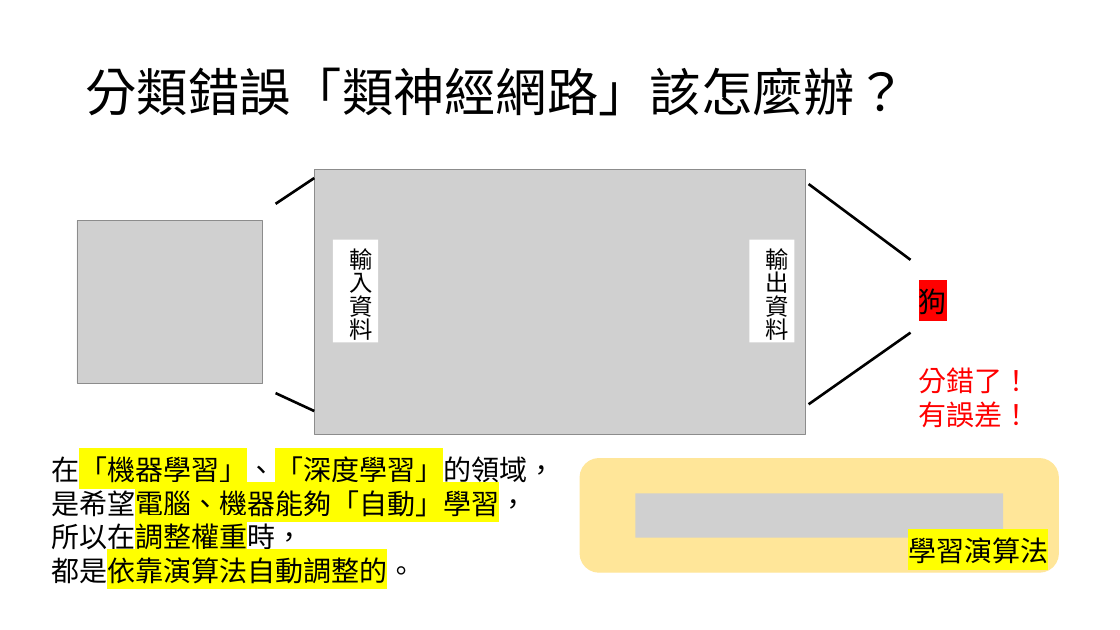
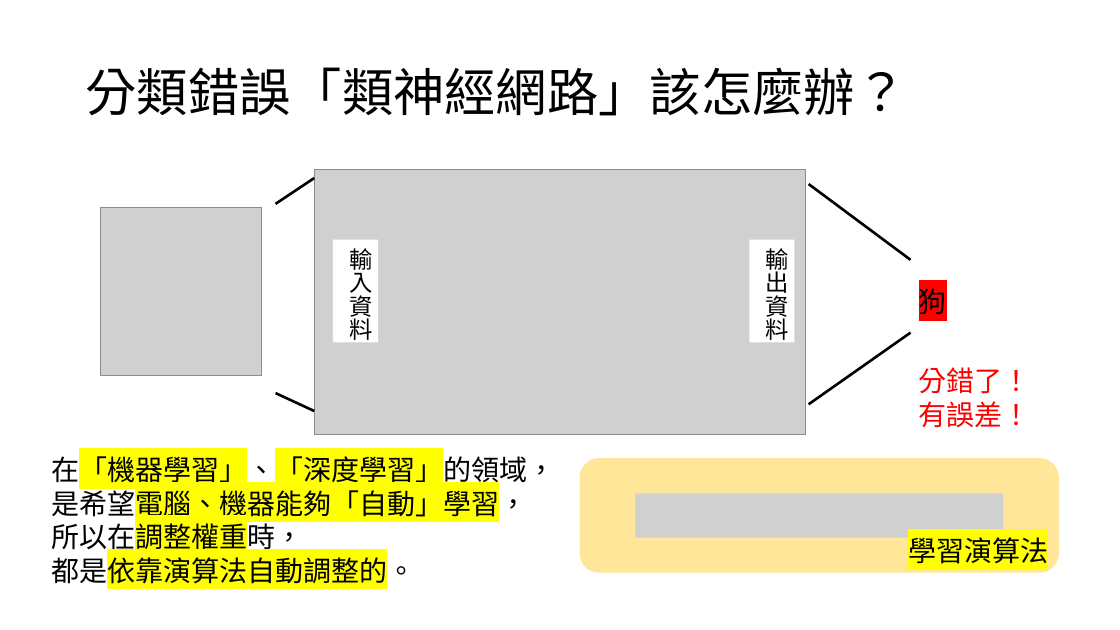
Before and after one commit to Henry-the-junior/nn_teaching, a slide deck: slide 8 of 模擬平台網頁_v2/教材簡報/第三單元、第四單元簡報_final.pptx. Drawn at 1120x630 pixels with LibreOffice and Linux fonts; fonts in the diff are those of the drawing; grey boxes stand for pictures. Boxes give left, top, right and bottom in pixels: in the first picture for what was removed or moved away, otherwise in the second. Text is boxed around its words. In the diff, an @@ line names an element or a change of style, - is before the commit and + after.

```diff
--- a/模擬平台網頁_v2/教材簡報/第三單元、第四單元簡報_final.pptx
+++ b/模擬平台網頁_v2/教材簡報/第三單元、第四單元簡報_final.pptx
@@ picture resized from (x1=77, y1=221, x2=263, y2=383) to (x1=100, y1=208, x2=262, y2=376) @@
```
Also in this commit, not shown: 7 other slides changed, 11 other files.
